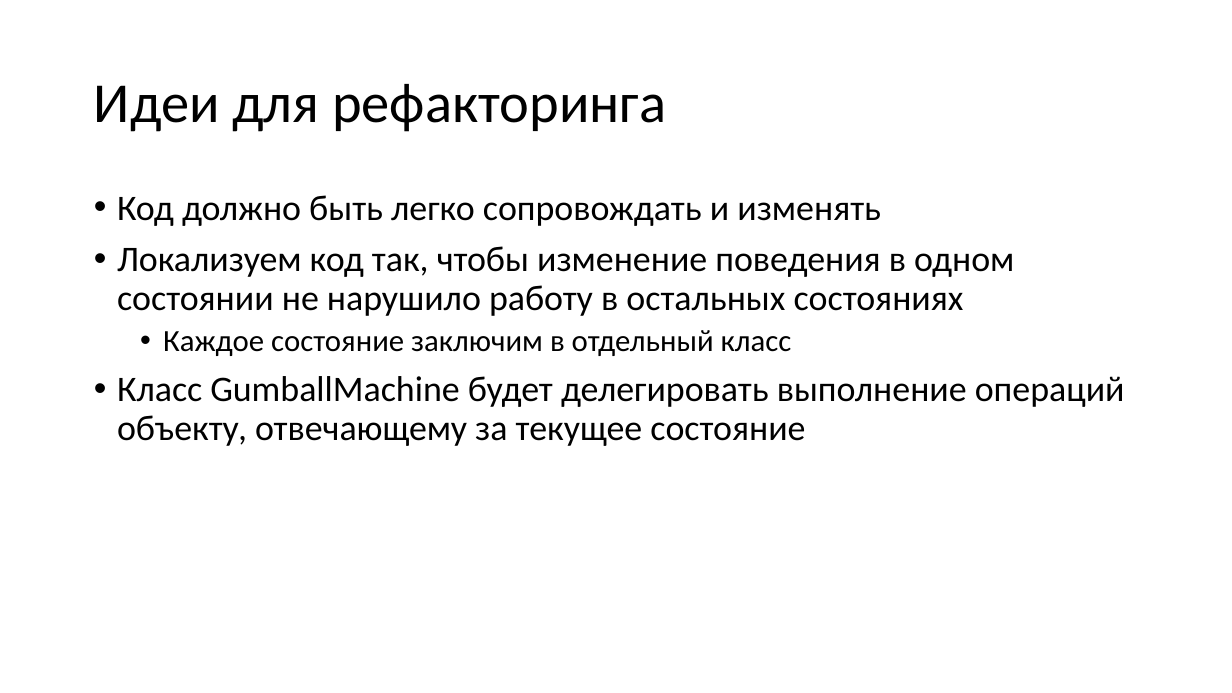
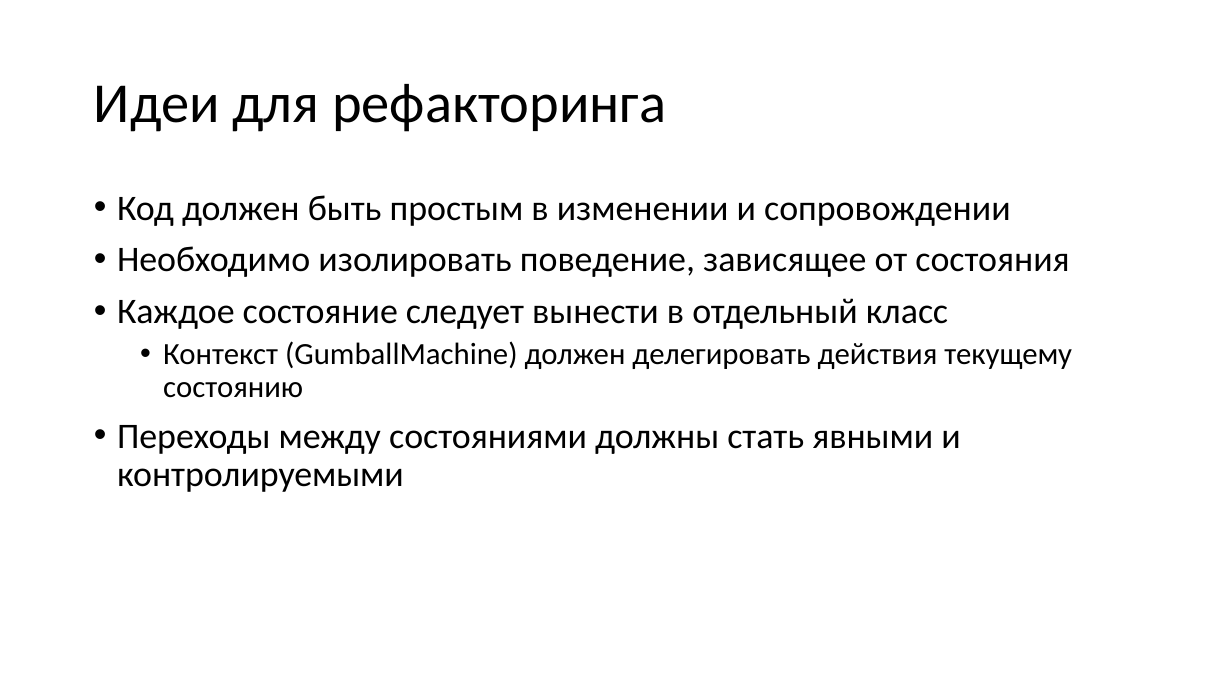
Before and after one commit to alexey-malov/ood, a slide deck: slide 14 of lectures/11.state/state.pptx (slide 15 before the commit). Drawn at 1232x693 pixels with LibreOffice and Linux fonts; fonts in the diff are those of the drawing. Boxes give left, top, right and bottom in pixels: in the first picture for what was removed or moved away, otherwise in the second. Text is boxed around its words. In the diff, an @@ line names an element or a change of style, - is before the commit and + after.

Commit message:
Обновил лекцию по паттернам "Компоновщик" и "Состояние"

```diff
--- a/lectures/11.state/state.pptx
+++ b/lectures/11.state/state.pptx
@@ text at (117, 195, 1072, 492): text changed @@
-• Код должно быть легко сопровождать и изменять
-• Локализуем код так, чтобы изменение поведения в одном состоянии не нарушило работу в остальных состояниях
-  • Каждое состояние заключим в отдельный класс
-• Класс GumballMachine будет делегировать выполнение операций объекту, отвечающему за текущее состояние
+• Код должен быть простым в изменении и сопровождении
+• Необходимо изолировать поведение, зависящее от состояния
+• Каждое состояние следует вынести в отдельный класс
+  • Контекст (GumballMachine) должен делегировать действия текущему состоянию
+• Переходы между состояниями должны стать явными и контролируемыми
```
Also in this commit, not shown: 7 other slides changed, 2 slides added, 2 slides removed, 1 other file.
